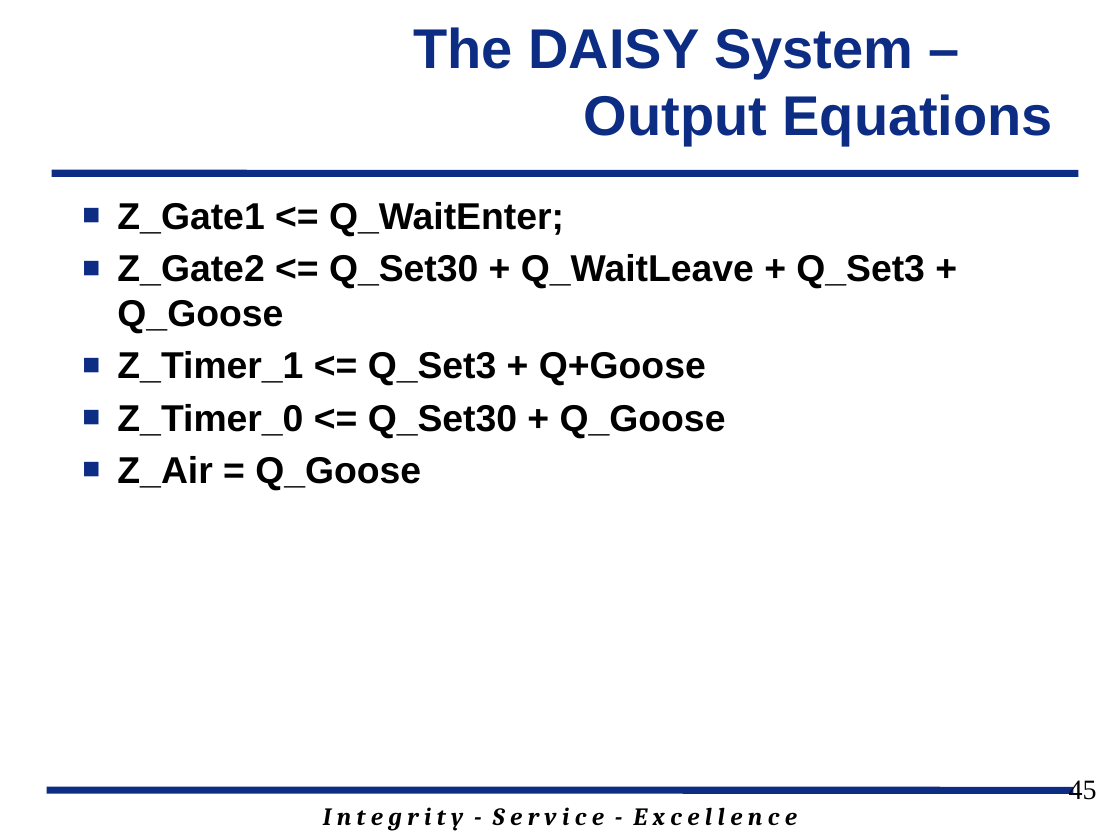
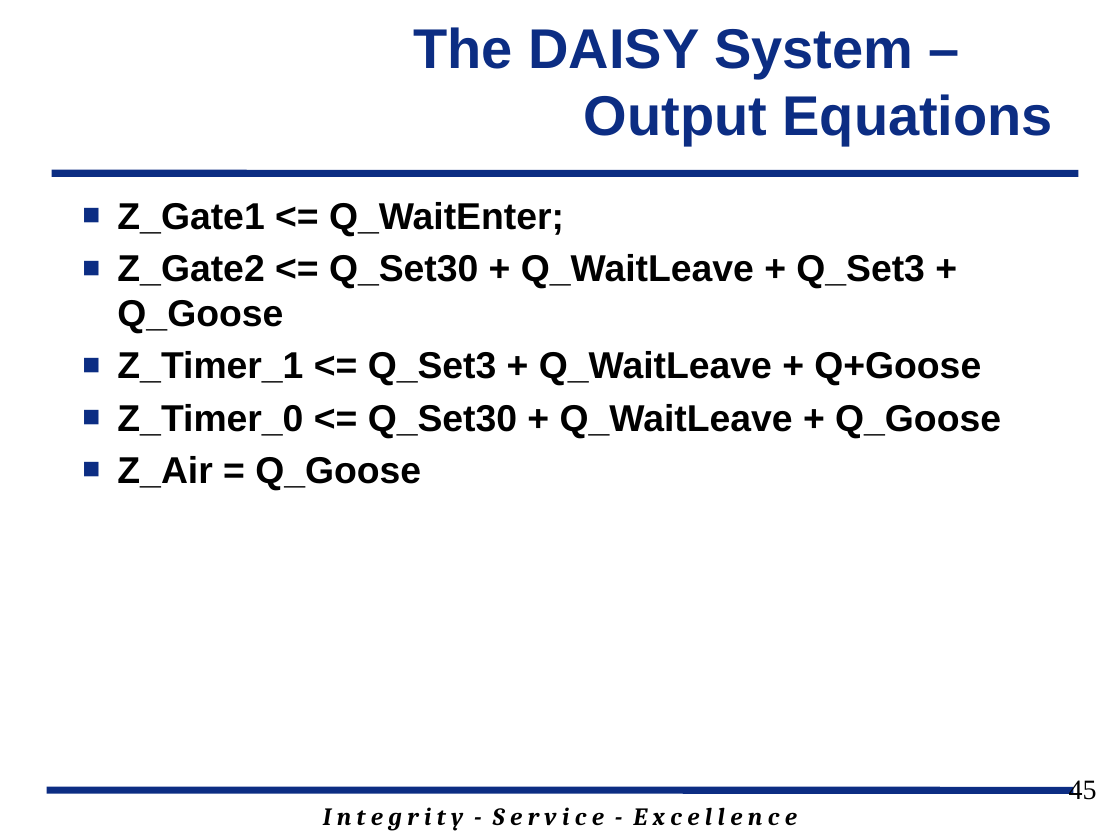
Before and after one commit to jfalkinburg/ECE383_web, a slide deck: slide 45 of lecture/slides/ECE_383_Lec9.pptx. Drawn at 1120x840 pixels with LibreOffice and Linux fonts; fonts in the diff are those of the drawing; background and template pictures are left out. Boxes give left, top, right and bottom in pixels: in the first picture for what was removed or moved away, otherwise in the second. Text is boxed around its words. In the diff, an @@ line names an element or a change of style, - is before the commit and + after.

```diff
--- a/lecture/slides/ECE_383_Lec9.pptx
+++ b/lecture/slides/ECE_383_Lec9.pptx
@@ text at [117,351,1001,438]: text changed @@
-■ Z_Timer_1 <= Q_Set3 + Q+Goose
-■ Z_Timer_0 <= Q_Set30 + Q_Goose
+■ Z_Timer_1 <= Q_Set3 + Q_WaitLeave + Q+Goose
+■ Z_Timer_0 <= Q_Set30 + Q_WaitLeave + Q_Goose
```
Also in this commit, not shown: 4 other slides changed, 3 other files.
